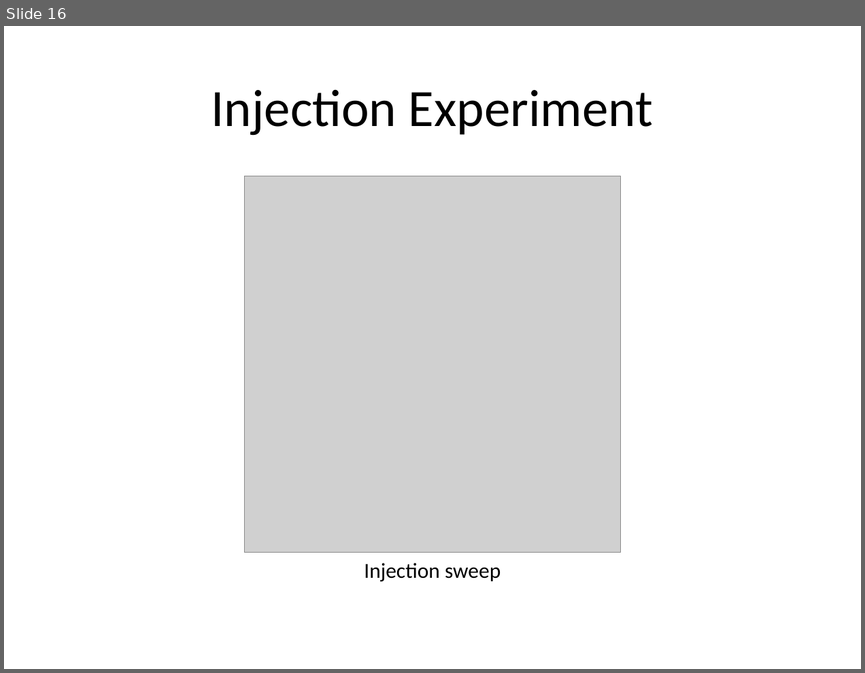
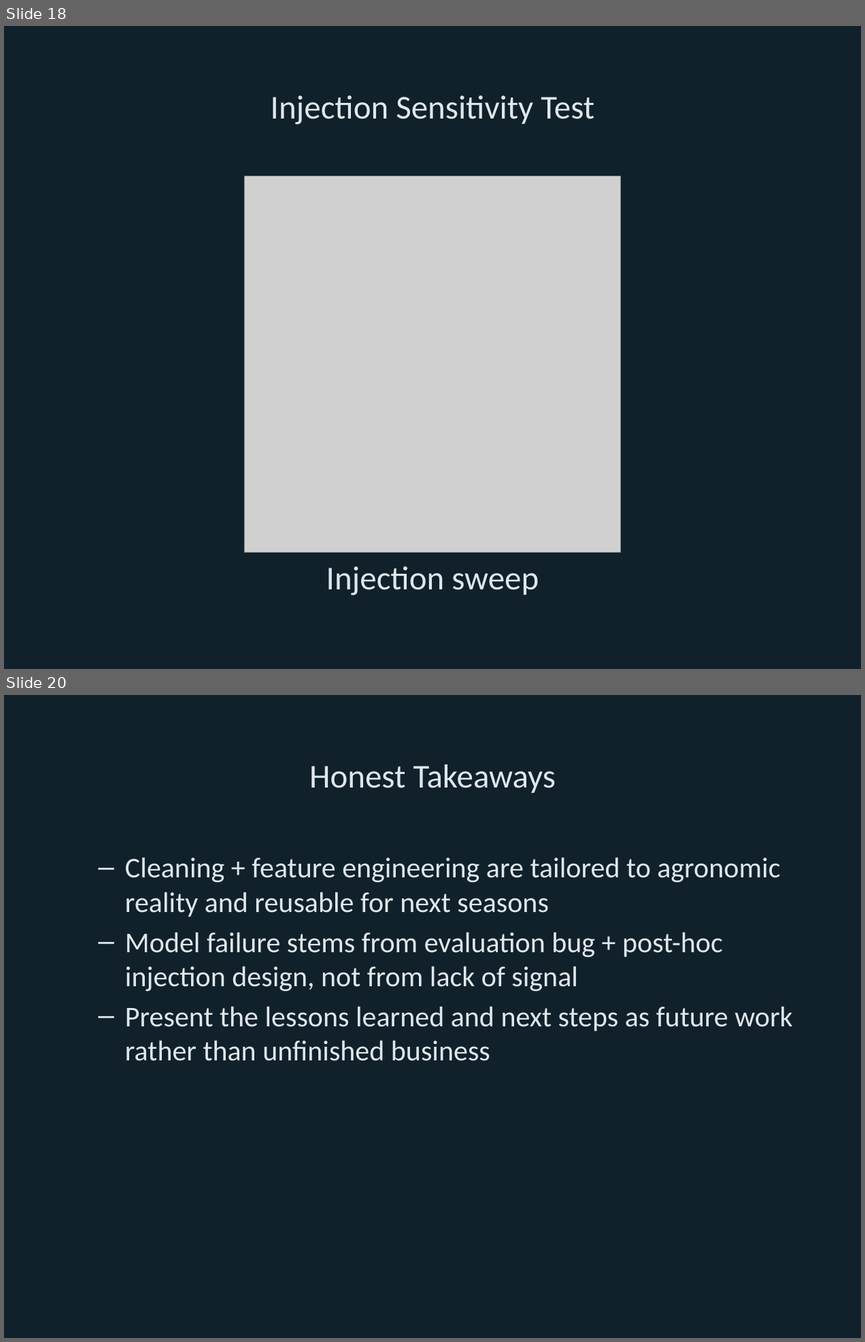
Before and after one commit to Bryan-Nsoh/ML-IOT-IndepStudy, a slide deck: presentation/eda_story/eda_story.pptx. Shown one above the other, each under a label of ours: slide 16 before the commit, slides 18 and 20 after it; the slides between them are not shown. The pictures are 865x673 and 865x1342 pixels, drawn with LibreOffice and Linux fonts; fonts in the diff are those of the drawing; grey boxes stand for pictures. Boxes give left, top, right and bottom in pixels: in the first picture for what was removed or moved away, otherwise in the second. Text is boxed around its words. In the diff, an @@ line names an element or a change of style, - is before the commit and + after.

Commit message:
Refresh EDA deck with visuals and styling

```diff
--- a/presentation/eda_story/eda_story.pptx
+++ b/presentation/eda_story/eda_story.pptx
@@ slide 20 added at [4,695,861,1338], background #10212B @@
@@ title added at [309,764,555,793], 28 pt, text #E0E7EC @@
+Honest Takeaways
@@ text added at [125,858,793,1061], 24 pt, text #E0E7EC @@
+  – Cleaning + feature engineering are tailored to agronomic reality and reusable for next seasons
+  – Model failure stems from evaluation bug + post-hoc injection design, not from lack of signal
+  – Present the lessons learned and next steps as future work rather than unfinished business
@@ what was slide 16 is now slide 18 @@
@@ slide 18 changed as well @@
@@ background #FFFFFF to #10212B @@
@@ title at [271,95,594,125]: text changed; size 44 to 28 pt; text colour #000000 to #E0E7EC @@
-Injection Experiment
+Injection Sensitivity Test
@@ text "Injection sweep" at [326,566,538,595]: size 18 to 28 pt, text colour #000000 to #E0E7EC @@
```
Also in this commit, not shown: 7 other slides changed, 12 other slides added, 12 slides removed, 7 other files.
